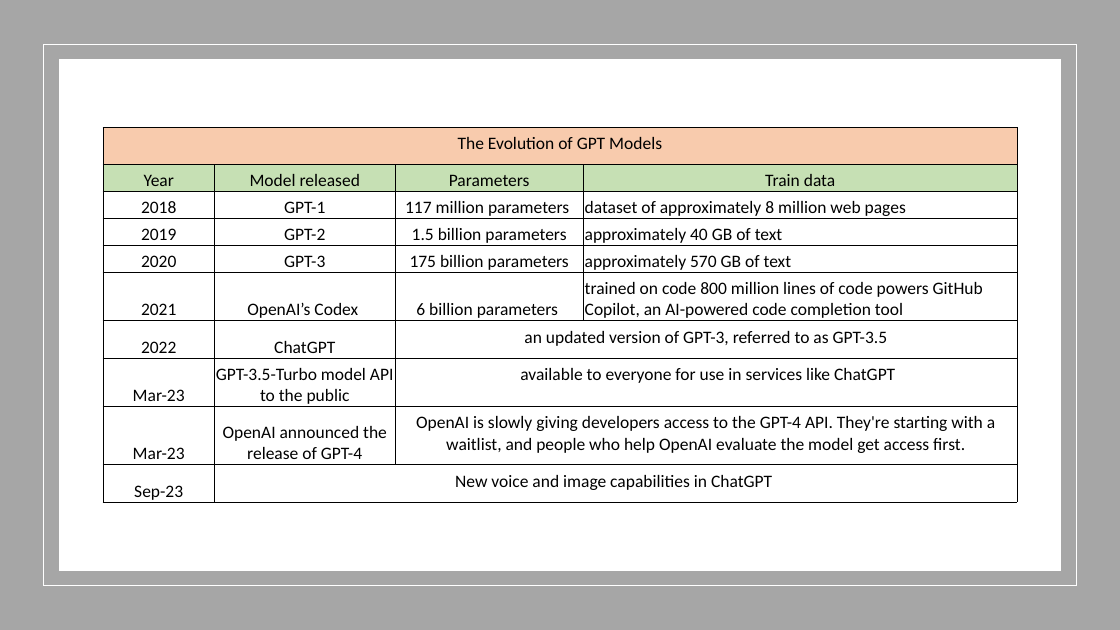
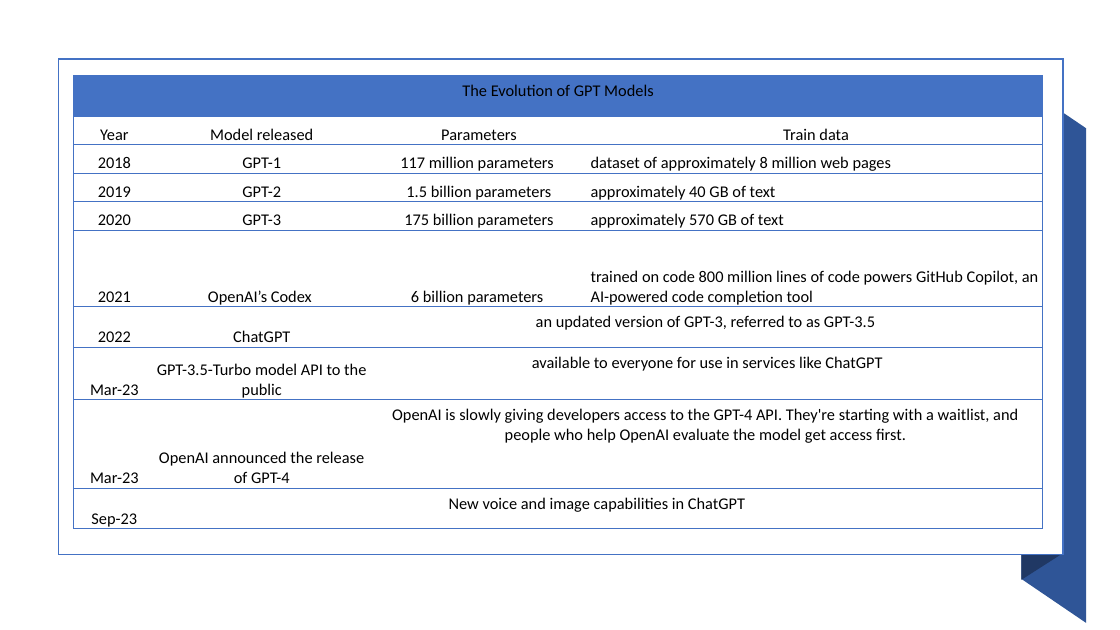
Before and after one commit to dlakhote/WiDs_Wokshop, a slide deck: slide 2 of Presentation.pptx (slide 1 before the commit). Drawn at 1120x630 pixels with LibreOffice and Linux fonts; fonts in the diff are those of the drawing. Boxes give left, top, right and bottom in pixels: in the first picture for what was removed or moved away, otherwise in the second. Text is boxed around its words. In the diff, an @@ line names an element or a change of style, - is before the commit and + after.

```diff
--- a/Presentation.pptx
+++ b/Presentation.pptx
@@ rectangle removed at (0, 0, 1120, 630) @@
@@ rectangle removed at (44, 45, 1076, 586) @@
@@ rectangle: place and size @@
-rectangle at (59, 59, 1061, 571)
+rectangle at (59, 59, 1064, 555)
@@ rectangle at (59, 59, 1064, 555): outline none to #4472C4 1 pt @@
@@ freeform shape added at (1022, 59, 1060, 580), fill #203864 @@
@@ table at (74, 76, 1044, 533) @@
@@ fill #F8CBAD to none in row 1, column 1 @@
@@ fill #C6E0B4 to none in row 2 @@
@@ size 15 to 14 pt @@
@@ borders changed @@
@@ table: place and size @@
-table at (103, 128, 1017, 504)
+table at (74, 76, 1044, 533)
@@ freeform shape added at (1022, 84, 1086, 623), fill #2F5597 @@
```
Also in this commit, not shown: 1 slide added.
